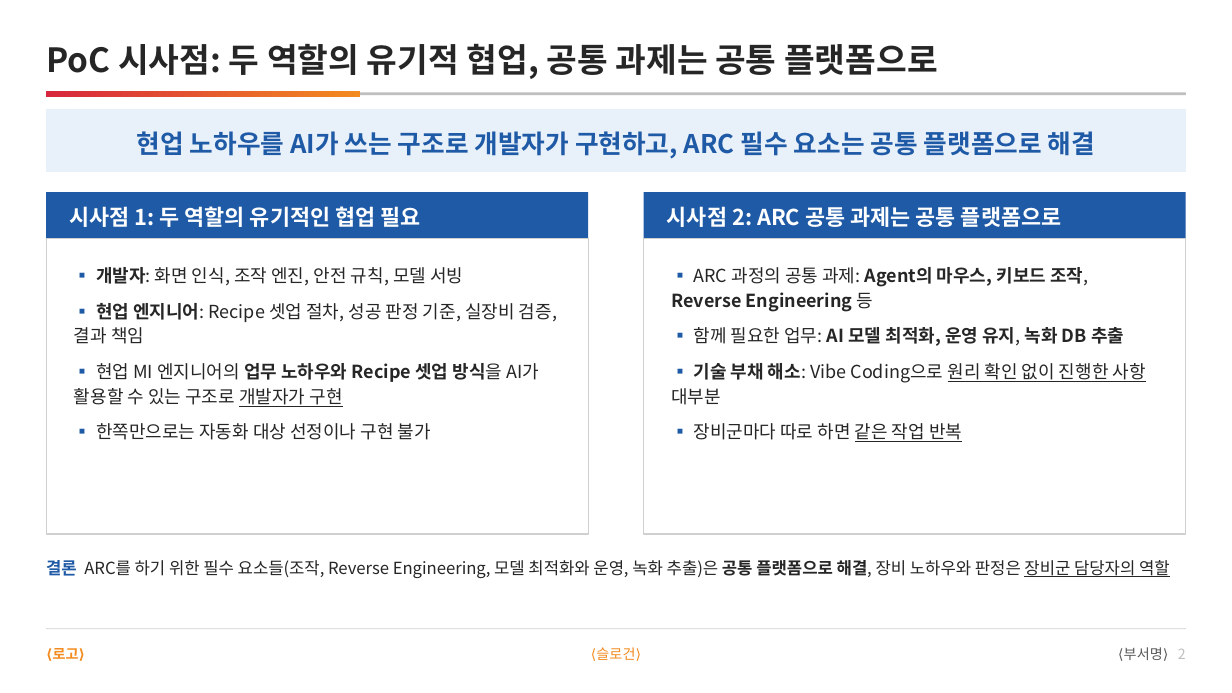
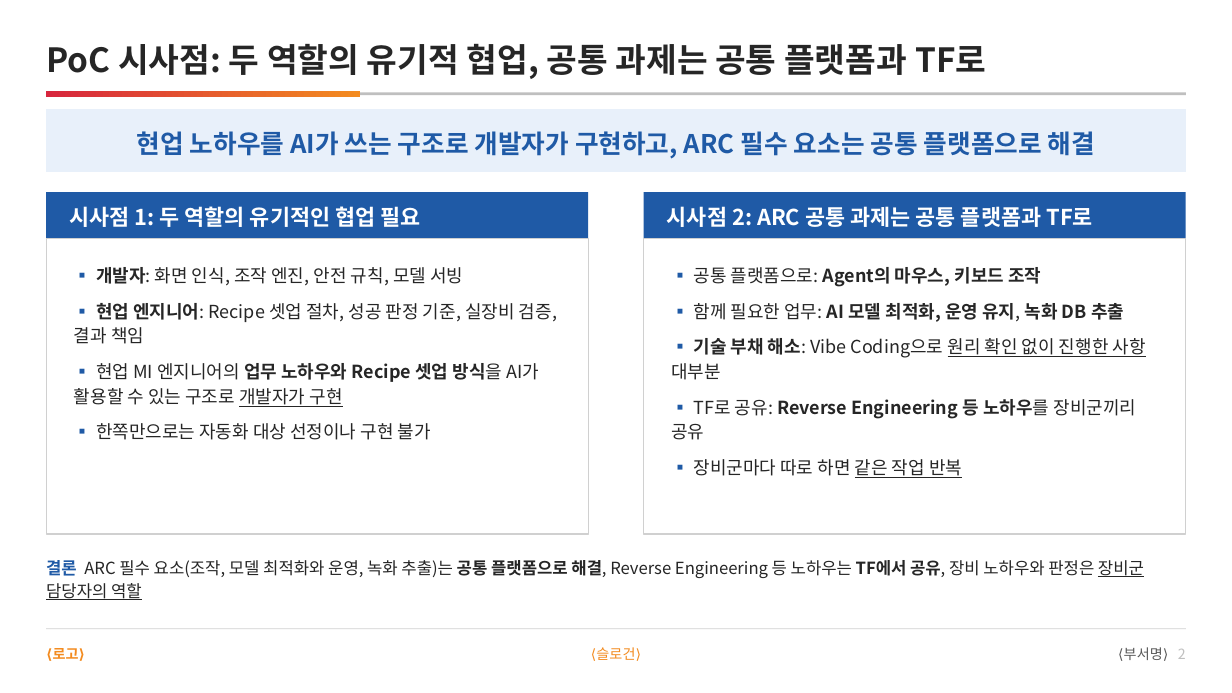
Before and after one commit to DarrenKoi/pm_notes, a slide deck: slide 2 of my-task/arc-tf/deliverables/arc-tf-exec-summary.pptx. Drawn at 1232x693 pixels with LibreOffice and Linux fonts; fonts in the diff are those of the drawing. Boxes give left, top, right and bottom in pixels: in the first picture for what was removed or moved away, otherwise in the second. Text is boxed around its words. In the diff, an @@ line names an element or a change of style, - is before the commit and + after.

```diff
--- a/my-task/arc-tf/deliverables/arc-tf-exec-summary.pptx
+++ b/my-task/arc-tf/deliverables/arc-tf-exec-summary.pptx
@@ text at <box>46,44,986,79</box>: text changed @@
-PoC 시사점: 두 역할의 유기적 협업, 공통 과제는 공통 플랫폼으로
+PoC 시사점: 두 역할의 유기적 협업, 공통 과제는 공통 플랫폼과 TF로
@@ text at <box>667,206,1094,227</box>: text changed @@
-시사점 2: ARC 공통 과제는 공통 플랫폼으로
+시사점 2: ARC 공통 과제는 공통 플랫폼과 TF로
@@ text at <box>694,267,1041,287</box>: text changed @@
-▪ ARC 과정의 공통 과제: Agent의 마우스, 키보드 조작, Reverse Engineering 등
+▪ 공통 플랫폼으로: Agent의 마우스, 키보드 조작
@@ text at <box>671,399,1137,440</box>: paragraph added @@
+▪ TF로 공유: Reverse Engineering 등 노하우를 장비군끼리 공유
@@ text at <box>46,560,1144,600</box>: text changed @@
-결론 ARC를 하기 위한 필수 요소들(조작, Reverse Engineering, 모델 최적화와 운영, 녹화 추출)은 공통 플랫폼으로 해결, 장비 노하우와 판정은 장비군 담당자의 역할
+결론 ARC 필수 요소(조작, 모델 최적화와 운영, 녹화 추출)는 공통 플랫폼으로 해결, Reverse Engineering 등 노하우는 TF에서 공유, 장비 노하우와 판정은 장비군 담당자의 역할
```
Also in this commit, not shown: 12 other files.
